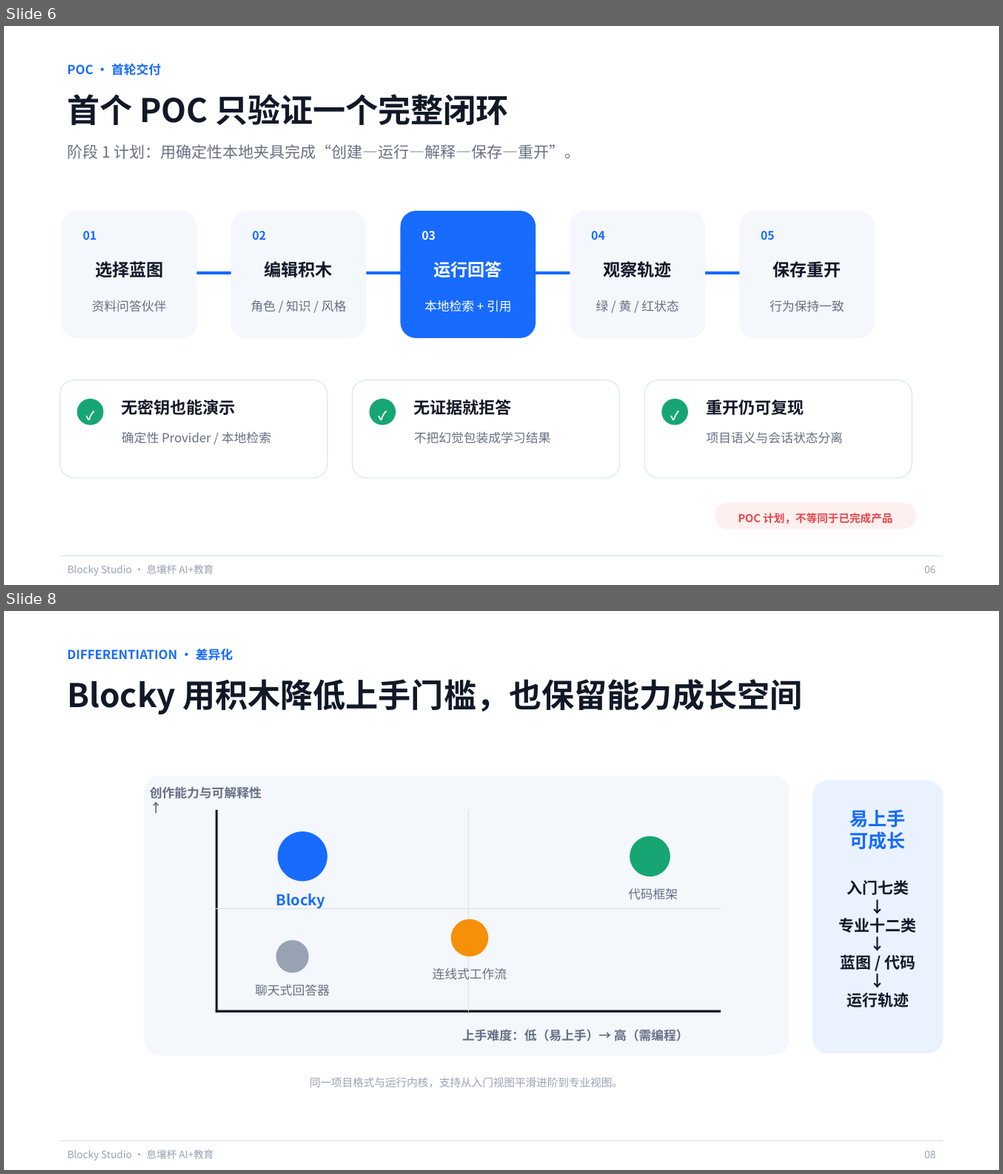
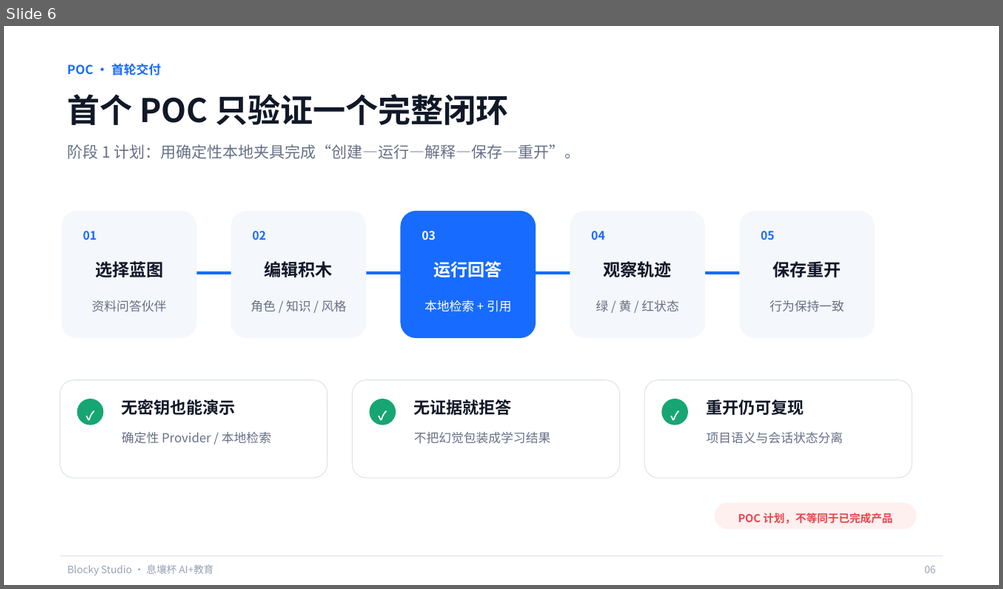
Before and after one commit to q2955161835-debug/Blocky-AI, a slide deck: PPT与商业计划书/Blocky-Studio-息壤杯-AI+教育.pptx. Shown one above the other, each under a label of ours: slides 6 and 8 before the commit, slide 6 after it; the slides between them are not shown. The pictures are 1003x1174 and 1003x589 pixels, drawn with LibreOffice and Linux fonts; fonts in the diff are those of the drawing. Boxes give left, top, right and bottom in pixels: in the first picture for what was removed or moved away, otherwise in the second. Text is boxed around its words. In the diff, an @@ line names an element or a change of style, - is before the commit and + after.

Commit message:
docs: enrich Blocky contest deck with compatibility templates

```diff
--- a/PPT与商业计划书/Blocky-Studio-息壤杯-AI+教育.pptx
+++ b/PPT与商业计划书/Blocky-Studio-息壤杯-AI+教育.pptx
@@ slide 8 removed at (4, 611, 999, 1170), background #FFFFFF @@
@@ text removed at (67, 649, 233, 661) @@
-DIFFERENTIATION · 差异化
@@ text removed at (68, 679, 802, 715) @@
-Blocky 用积木降低上手门槛，也保留能力成长空间
@@ rounded rectangle removed at (145, 776, 790, 1056) @@
@@ text removed at (150, 787, 262, 799) @@
-创作能力与可解释性 ↑
@@ rounded rectangle removed at (812, 780, 942, 1054) @@
@@ rectangle removed at (215, 810, 217, 1012) @@
@@ rectangle removed at (468, 810, 469, 1012) @@
@@ text removed at (849, 809, 905, 850) @@
-易上手
-可成长
@@ ellipse removed at (278, 832, 328, 882) @@
@@ ellipse removed at (630, 836, 670, 877) @@
@@ text removed at (276, 894, 325, 909) @@
-Blocky
@@ text removed at (628, 889, 677, 900) @@
-代码框架
@@ text removed at (839, 880, 916, 1008) @@
-入门七类
-↓
-专业十二类
-↓
-蓝图 / 代码
-↓
-运行轨迹
@@ rectangle removed at (215, 908, 720, 909) @@
@@ ellipse removed at (451, 920, 488, 957) @@
@@ ellipse removed at (276, 941, 309, 974) @@
@@ text removed at (255, 985, 330, 997) @@
-聊天式回答器
@@ text removed at (432, 968, 507, 980) @@
-连线式工作流
@@ rectangle removed at (215, 1010, 720, 1012) @@
@@ text removed at (462, 1030, 688, 1042) @@
-上手难度：低（易上手）→ 高（需编程）
@@ text removed at (310, 1078, 623, 1088) @@
-同一项目格式与运行内核，支持从入门视图平滑进阶到专业视图。
@@ rectangle removed at (60, 1141, 942, 1142) @@
@@ text removed at (68, 1150, 213, 1161) @@
-Blocky Studio · 息壤杯 AI+教育
@@ text removed at (924, 1151, 935, 1159) @@
-08
```
Also in this commit, not shown: 5 slides changed, 1 slide added, 1 other file.
